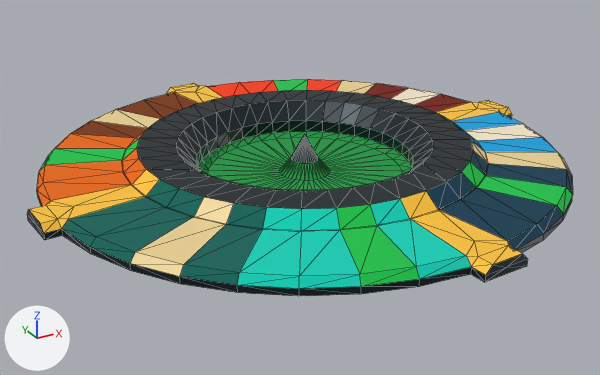
A saved change to the glTF model game/assets/3d/plateau.glb.
Both versions are drawn from a 50 mm lens placed at (-1.467, -2.629, 1.188), pointed at (-0.042, -0.039, -0.107). Arrows for +X, +Y and +Z are at lower left; the lights stay in place. Mesh edges are drawn as thin lines. Vertices at the same position are counted once.
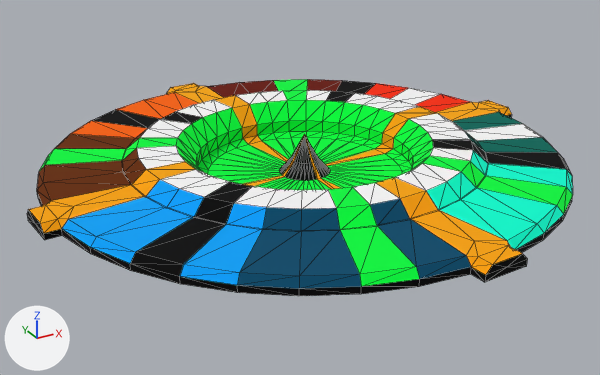
What differs and where, as boxes (x1, y1, x2, y2) in the pictures (600 x 375 px; the box of a moved part takes in the faces that stretch with it):
'Cylinder', surface changed: (27, 79, 573, 296) in both
part 1 of me_cylinder, moved or reshaped: (166, 83, 198, 94) in both
part 2 of me_cylinder, moved or reshaped: (28, 205, 62, 240) in both
part 3 of me_cylinder, surface changed (beige to white): (391, 88, 542, 141) in both
part 4 of me_cylinder, recoloured: (40, 86, 523, 275) in both
part 5 of me_cylinder, recoloured: (198, 131, 411, 190) in both
part 6 of me_cylinder, recoloured: (27, 90, 573, 296) in both
part 7 of me_cylinder, recoloured (blue to cyan): (453, 112, 557, 152) in both
part 8 of me_cylinder, recoloured (blue to cyan): (427, 151, 573, 250) in both
part 9 of me_cylinder, recoloured (cyan to blue): (237, 199, 471, 289) in both
part 10 of me_cylinder, recoloured (cyan to blue): (62, 180, 267, 285) in both
part 11 of me_cylinder, recoloured (orange to brown): (37, 129, 147, 206) in both
part 12 of me_cylinder, recoloured (brown to orange): (70, 92, 198, 138) in both
part 13 of me_cylinder, recoloured: (206, 79, 342, 98) in both
part 14 of me_cylinder, recoloured: (365, 83, 469, 112) in both
part 15 of me_cylinder, recoloured (beige to black): (91, 80, 572, 276) in both
part 16 of me_cylinder, recoloured: (39, 79, 573, 287) in both

What changed in the scene script:
```text
Change mat_plateau:
    remove mat_plateau.base_color = (0.956, 0.871, 0.694)  # white #faf0d9
    add mat_plateau.texture = img_palette
Change me_cylinder:
    where me_cylinder.from_pydata(...)  # 473 vertices, 900 faces; spans x -1.06..1.06, y -1.06..1.06, z -0.06..0.09
    verts and faces of me_cylinder; kept vertices keep their numbers, new ones are numbered from 473
    remove me_cylinder.materials.append(mat_lightcyan)  # cyan #9af5eb
    me_cylinder part 1
    add delete_faces([(89, 102, 123), (89, 90, 102), (91, 323, 280), (91, 280, 101), (88, 121, 315), (88, 315, 322)])
    add faces += [(89, 90, 123), (90, 102, 123), (101, 323, 280), (91, 323, 101), (88, 121, 322), (121, 315, 322)]
    me_cylinder part 2
    add delete_faces([(94, 120, 117), (93, 94, 117), (92, 115, 324), (115, 306, 324), (119, 325, 307), (95, 325, 119)])
    add faces += [(95, 325, 307), (95, 307, 119), (93, 120, 117), (93, 94, 120), (92, 115, 306), (92, 306, 324)]
    me_cylinder part 3: 887 kept faces spanning x -1.06..1.06, y -1.06..1.06, z -0.06..0.09 get new texture (UV) coordinates
    me_cylinder part 4: 60 faces spanning x -1.06..1.06, y -1.06..1.06, z 0.0..0.07 switch from mat_corner (yellow #ffc535) to mat_plateau (picture img_palette)
    me_cylinder part 5: 216 faces spanning x -0.42..0.42, y -0.42..0.42, z -0.06..-0.01 switch from mat_tapis (green #229b47) to mat_plateau (picture img_palette)
    me_cylinder part 6: 348 faces spanning x -1.06..1.06, y -1.06..1.06, z -0.05..0.09 switch from mat_border (black #132329) to mat_plateau (picture img_palette)
    me_cylinder part 7: 14 faces spanning x 0.53..1.0, y -0.5..0.0, z 0.0..0.07 switch from mat_lightblue (cyan #0b9fda) to mat_plateau (picture img_palette)
    me_cylinder part 8: 18 faces spanning x 0.11..0.77, y -0.98..-0.41, z 0.0..0.07 switch from mat_darkblue (dark cyan #083d53) to mat_plateau (picture img_palette)
    me_cylinder part 9: 18 faces spanning x -0.64..0.0, y -1.0..-0.49, z 0.0..0.07 switch from mat_cyan (cyan #00d0b7) to mat_plateau (picture img_palette)
    me_cylinder part 10: 18 faces spanning x -0.98..-0.41, y -0.77..-0.11, z 0.0..0.07 switch from mat_darkcyan (dark cyan #08655a) to mat_plateau (picture img_palette)
    me_cylinder part 11: 20 faces spanning x -1.0..-0.49, y 0.0..0.64, z 0.0..0.07 switch from mat_orange (orange #e96900) to mat_plateau (picture img_palette)
    me_cylinder part 12: 18 faces spanning x -0.77..-0.11, y 0.41..0.98, z 0.0..0.07 switch from mat_darkorange (brown #7a3600) to mat_plateau (picture img_palette)
    me_cylinder part 13: 18 faces spanning x 0.0..0.64, y 0.49..1.0, z 0.0..0.07 switch from mat_red (red #fa3b0c) to mat_plateau (picture img_palette)
    me_cylinder part 14: 12 faces spanning x 0.49..0.98, y 0.11..0.64, z 0.0..0.07 switch from mat_darkred (brown #771800) to mat_plateau (picture img_palette)
    me_cylinder part 15: 26 faces spanning x -0.87..0.87, y -0.64..0.87, z 0.0..0.07 switch from mat_lightyellow (yellow #eed495) to mat_plateau (picture img_palette)
    me_cylinder part 16: 28 faces spanning x -0.94..0.64, y -0.98..0.94, z 0.0..0.07 switch from mat_green (green #17c34b) to mat_plateau (picture img_palette)
```
